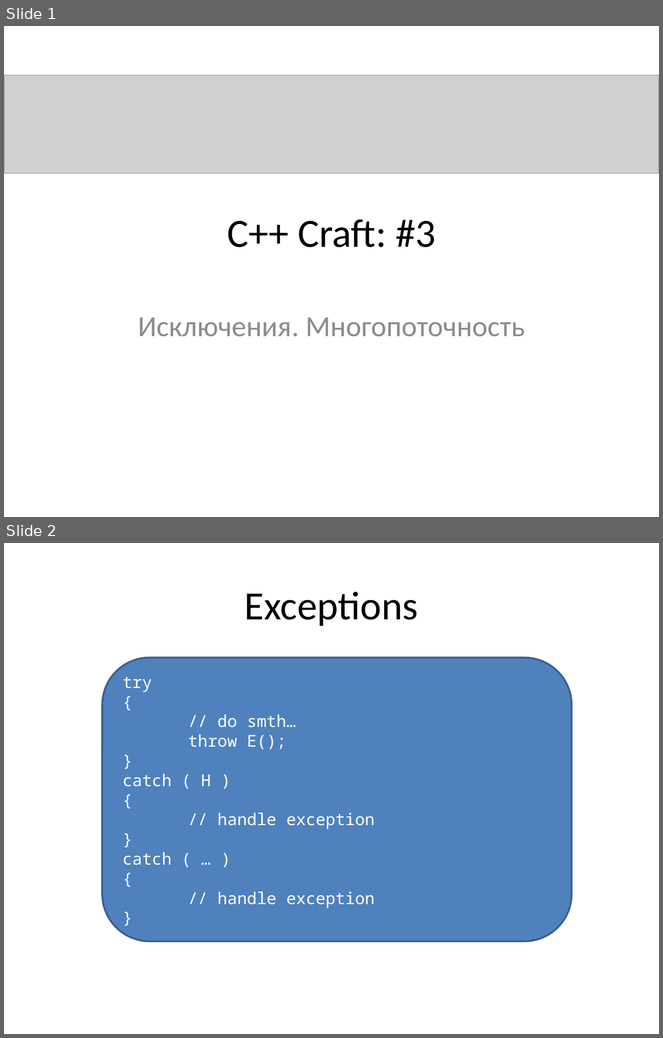
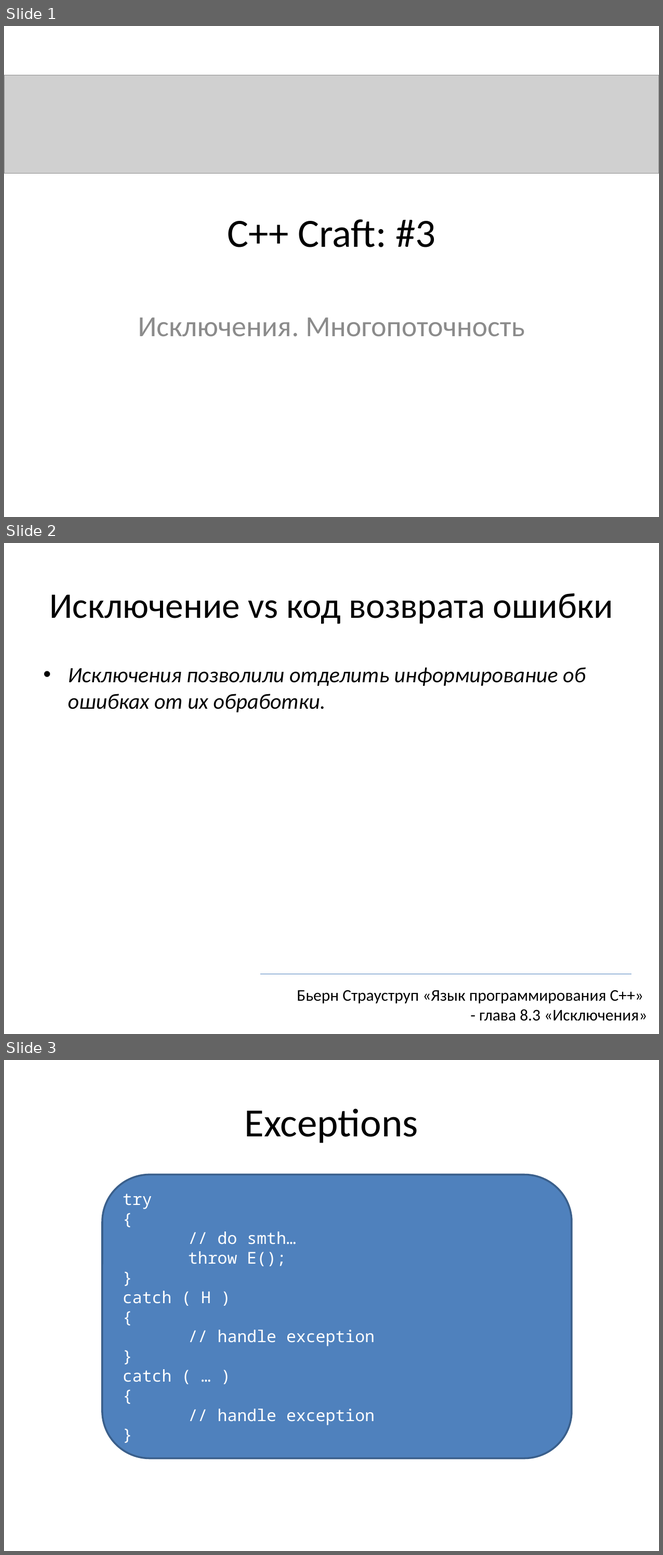
Before and after one commit to tscherkas/cpp_craft_1013, a slide deck: lections/cpp_craft_lec_3_pre.pptx. Shown one above the other, each under a label of ours: slides 1 and 2 before the commit, slides 1, 2 and 3 after it. The pictures are 663x1038 and 663x1555 pixels, drawn with LibreOffice and Linux fonts; fonts in the diff are those of the drawing; grey boxes stand for pictures. Boxes give left, top, right and bottom in pixels: in the first picture for what was removed or moved away, otherwise in the second. Text is boxed around its words. In the diff, an @@ line names an element or a change of style, - is before the commit and + after.

```diff
--- a/lections/cpp_craft_lec_3_pre.pptx
+++ b/lections/cpp_craft_lec_3_pre.pptx
@@ slide 2 added at (4, 543, 659, 1034), background #FFFFFF @@
@@ title added at (49, 593, 613, 624), 39.6 pt, text #000000 @@
+Исключение vs код возврата ошибки
@@ text added at (68, 667, 586, 713), 24 pt, text #000000, italic @@
+• Исключения позволили отделить информирование об ошибках от их обработки.
@@ line added from (261, 974) to (632, 974), #4B7EBC 0.75 pt @@
@@ text added at (297, 990, 647, 1021), 18 pt, text #000000 @@
+Бьерн Страуструп «Язык программирования С++»
+- глава 8.3 «Исключения»
@@ what was slide 2 is now slide 3 @@
```
Also in this commit, not shown: 2 slides changed, 13 other slides added, 1 slide removed, 15 other files.
